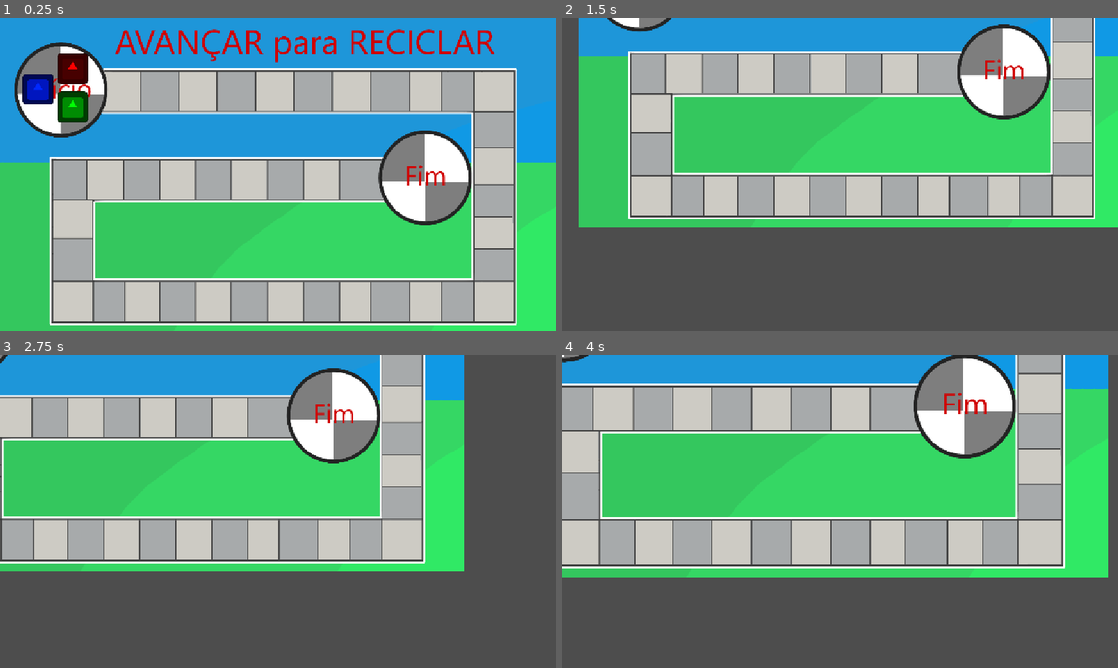
Above: before the commit, frames 1-4 (two rows, left to right).
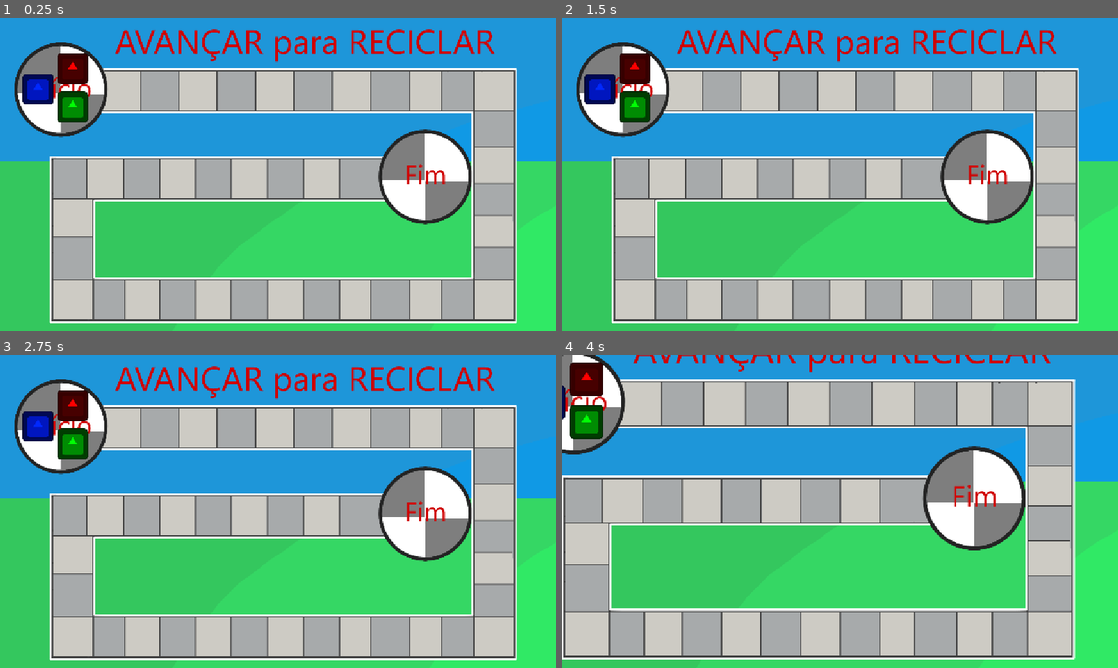
Above: after the commit, the same moments.

Repository: LitheFulminare/avancar-para-reciclar-XP5
Game: Godot game, scene res://Scenes/Game/game_scene.tscn
Same seed, same stepped clock (60 frames per second), same inputs: the game is played once before the commit and once after it. The engine's default icon, where the game draws it, is replaced by a stand-in: a white triangle on a blue panel in a dark square.
Inputs (mouse positions are in pixels of both pictures, inside the frame that each line leads up to):
- Up to frame 1 (0.25 s): no input
- Up to frame 2 (1.5 s): tap Enter at 0.5 s; move the mouse to (962, 158) at 0.52 s; hold S (Move camera down) 0.53-1.28 s; tap A (Move camera left) at 0.8, 1.35 s; move the mouse to (728, 190) at 1.27 s
- Up to frame 3 (2.75 s): tap D (Move camera right) at 1.55 s; tap Space (Confirm) at 2 s; move the mouse to (333, 442) at 2.02 s; hold D (Move camera right) from 2.03 s (still down); tap W (Move camera up) at 2.3 s
- Up to frame 4 (4 s): move the mouse to (812, 574) at 2.77 s; release D (Move camera right) at 2.78 s; tap W (Move camera up) at 2.85 s; tap S (Move camera down) at 3.05 s; tap Space (Confirm) at 3.5 s; move the mouse to (1006, 558) at 3.52 s; hold A (Move camera left) from 3.53 s (still down); tap Mouse wheel up (Camera zoom in) at 3.6 s

The runs differ from the first frame. In frame 1, 6.3% of the frame differs, in the area x 0-100%, y 3-99%; in frame 2, 82%; in frame 3, 86%, in the area x 0-100%, y 0-100%; in frame 4, 85%.

Commit message:
partial fix camera and zoom going past the limits

Diff:
--- a/avancar para reciclar/Scenes/Game/game_scene.tscn
+++ b/avancar para reciclar/Scenes/Game/game_scene.tscn
@@ -25,8 +25,8 @@
 [node name="Background" type="Node" parent="."]
 
 [node name="BG sprite" type="Sprite2D" parent="Background"]
-position = Vector2(576, 328)
-scale = Vector2(0.6, 0.607407)
+position = Vector2(576, 326)
+scale = Vector2(0.6, 0.603704)
 texture = ExtResource("2_c53t7")
 
 [node name="Players" type="Node" parent="."]
@@ -169,6 +169,12 @@
 [node name="Square 40" parent="Squares" instance=ExtResource("4_7r8ec")]
 position = Vector2(743, 337)
 
-[node name="Camera2D" type="Camera2D" parent="."]
+[node name="Camera2D" type="Camera2D" parent="." node_paths=PackedStringArray("map_background")]
 position = Vector2(576, 328)
+limit_left = 0
+limit_top = 0
+limit_right = 1152
+limit_bottom = 652
+editor_draw_limits = true
 script = ExtResource("8_wsift")
+map_background = NodePath("../Background/BG sprite")
--- a/avancar para reciclar/Scripts/Map elements/camera drag and zoom.gd
+++ b/avancar para reciclar/Scripts/Map elements/camera drag and zoom.gd
@@ -2,6 +2,8 @@
 
 var zoom_target: Vector2
 @export var pan_speed: float = 300
+
+@export var map_background: Sprite2D
 
 func _ready() -> void:
 	zoom_target = zoom
@@ -20,20 +22,29 @@
 
 	zoom = zoom.slerp(zoom_target, 12 * delta)
 
+	if zoom_target.x < 1:
+		zoom_target.x = 1
+	if zoom_target.y < 1:
+		zoom_target.y = 1
+
 func move_with_keyboard(delta: float) -> void:
 	var movement_direction: Vector2 = Vector2.ZERO
 
 	if Input.is_action_pressed("Move camera up"):
-		movement_direction.y -= 1
+		if position.y > limit_top:
+			movement_direction.y -= 1
 	if Input.is_action_pressed("Move camera down"):
-		movement_direction.y += 1
+		if position.y < limit_bottom:
+			movement_direction.y += 1
 	if Input.is_action_pressed("Move camera left"):
-		movement_direction.x -= 1
+		if position.x > limit_left:
+			movement_direction.x -= 1
 	if Input.is_action_pressed("Move camera right"):
-		movement_direction.x += 1
+		if position.x < limit_right:
+			movement_direction.x += 1
 
 	global_position += movement_direction.normalized() * pan_speed * delta
 
 	# now due to parallax the camera appears to move faster the more it's zoomed in
 	# this prevents that, but it's up to personal preference
-	#global_position += movement_direction.normalized() * pan_speed * delta * 1/zoom.x
+	#global_position += movement_direction.normalized() * pan_speed * delta * (1/zoom.x)
